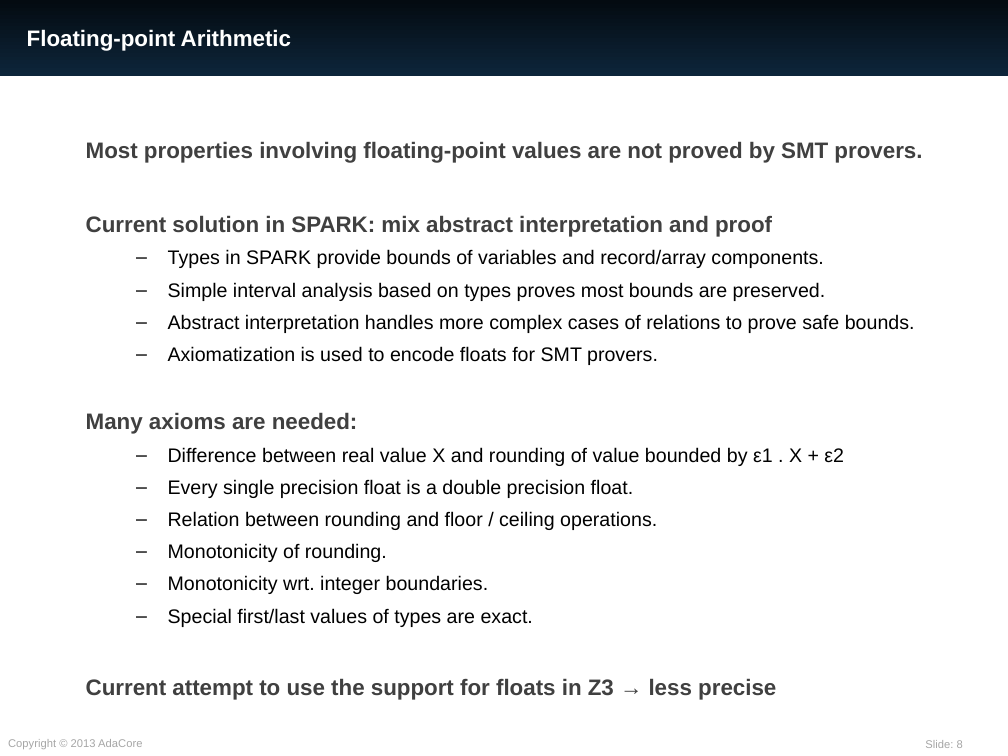
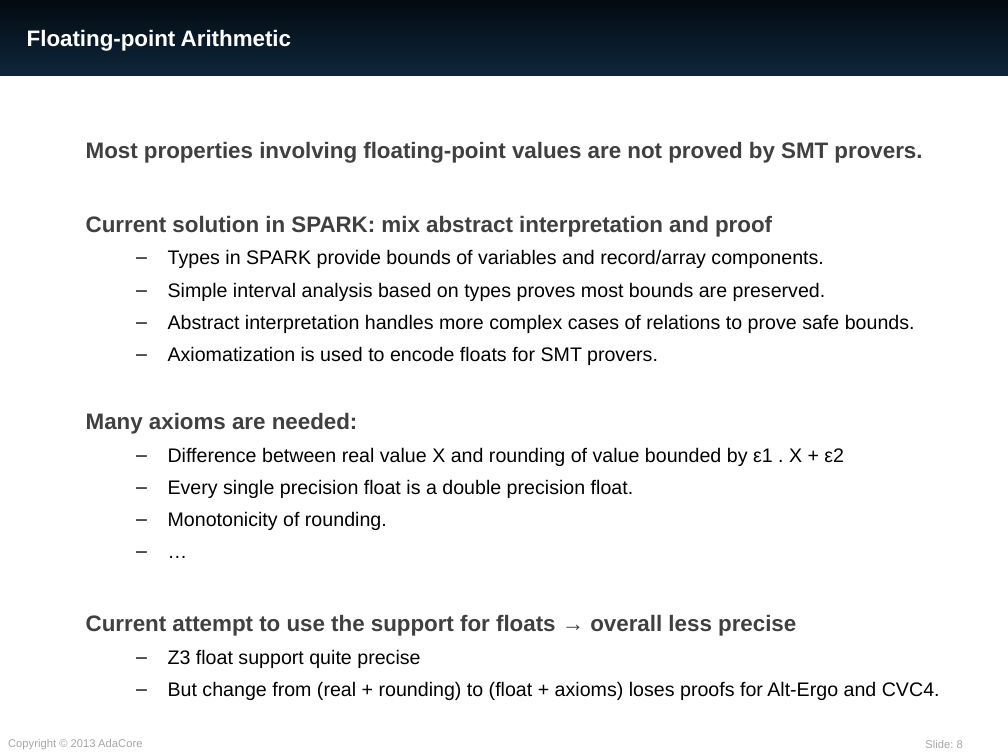
Before and after one commit to AdaCore/spark2014, a slide deck: slide 8 of slides/CP_meets_Verif_2016/SPARK.pptx. Drawn at 1008x756 pixels with LibreOffice and Linux fonts; fonts in the diff are those of the drawing. Boxes give left, top, right and bottom in pixels: in the first picture for what was removed or moved away, otherwise in the second. Text is boxed around its words. In the diff, an @@ line names an element or a change of style, - is before the commit and + after.

```diff
--- a/slides/CP_meets_Verif_2016/SPARK.pptx
+++ b/slides/CP_meets_Verif_2016/SPARK.pptx
@@ text at (168,511,657,530): paragraph removed @@
-  – Relation between rounding and floor / ceiling operations.
@@ text at (86,614,940,700): text changed @@
-  – Monotonicity wrt. integer boundaries.
-  – Special first/last values of types are exact.
-Current attempt to use the support for floats in Z3 → less precise
+  – …
+Current attempt to use the support for floats → overall less precise
+  – Z3 float support quite precise
+  – But change from (real + rounding) to (float + axioms) loses proofs for Alt-Ergo and CVC4.
```
Also in this commit, not shown: 2 other slides changed.
